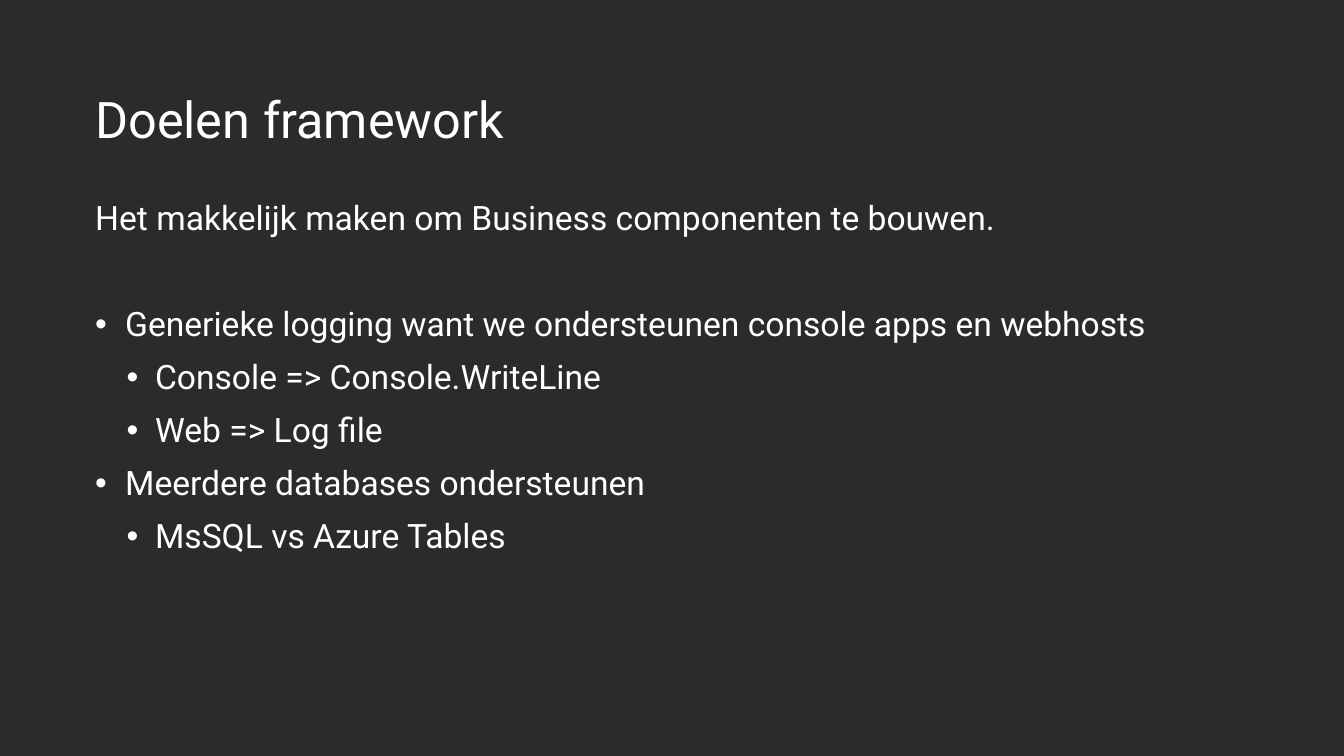
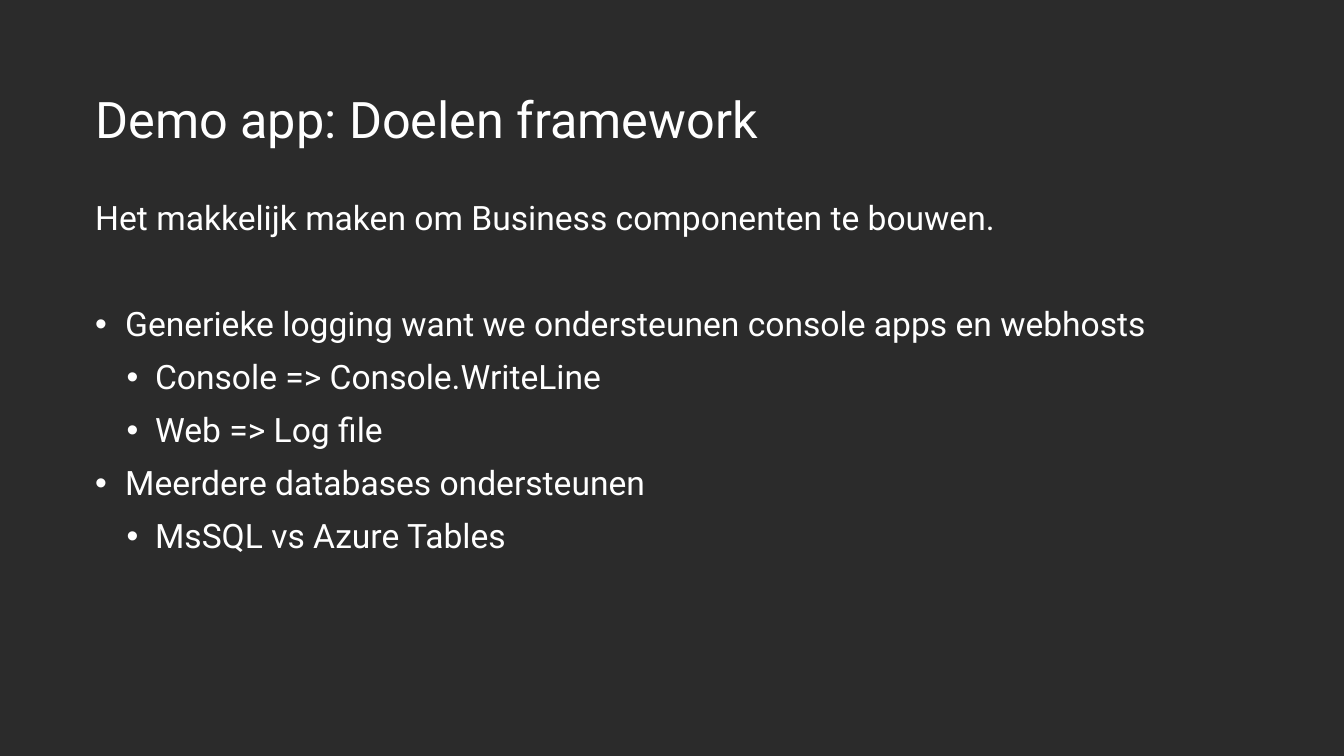
Before and after one commit to desdesdes/effectief-coredi, a slide deck: slide 4 of DI.pptx (slide 5 before the commit). Drawn at 1344x756 pixels with LibreOffice and Linux fonts; fonts in the diff are those of the drawing; background and template pictures are left out; a plain dark background stands for a picture behind light text. Boxes give left, top, right and bottom in pixels: in the first picture for what was removed or moved away, otherwise in the second. Text is boxed around its words. In the diff, an @@ line names an element or a change of style, - is before the commit and + after.

```diff
--- a/DI.pptx
+++ b/DI.pptx
@@ title at bbox=[95, 99, 758, 149]: text changed @@
-Doelen framework
+Demo app: Doelen framework
```
Also in this commit, not shown: 5 other slides changed, 1 slide added, 1 slide removed, 1 other file.
